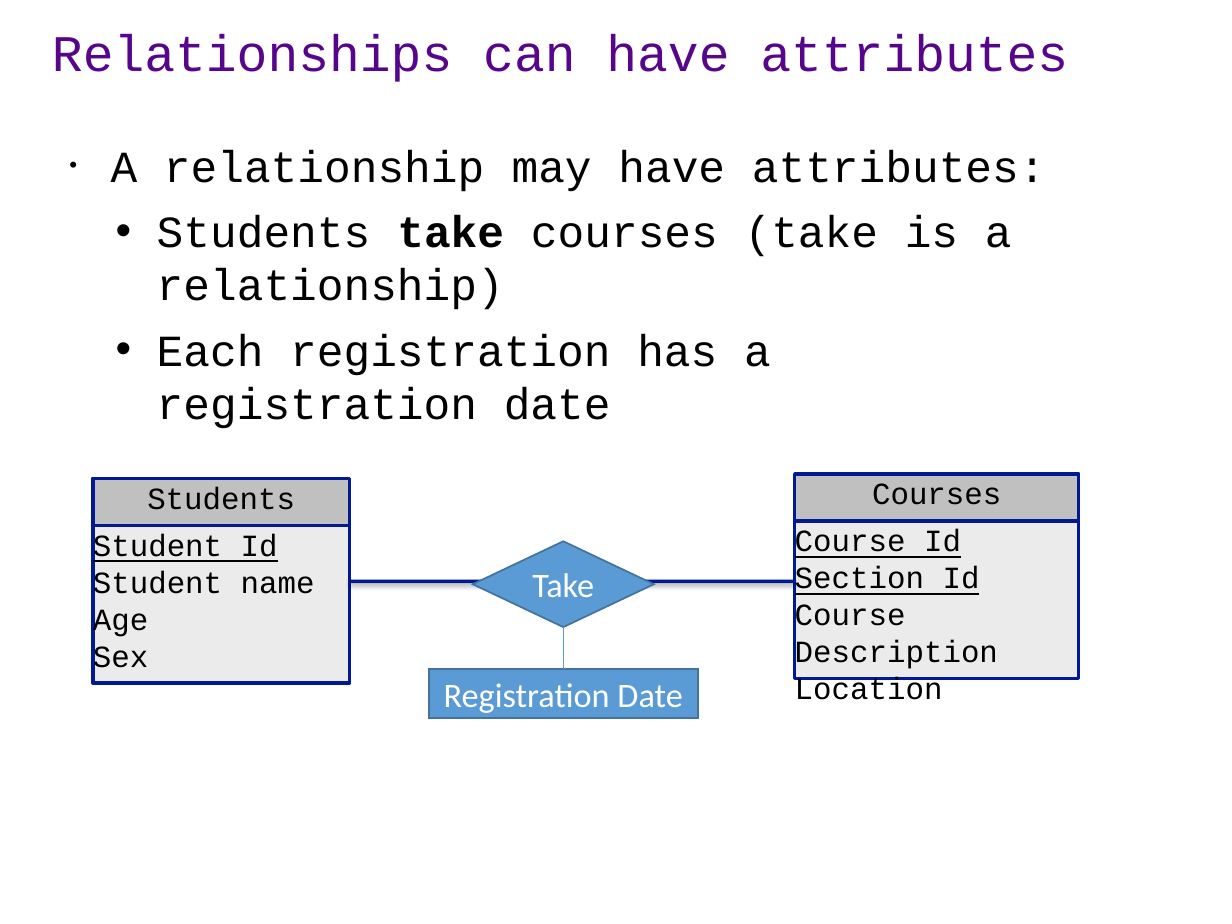
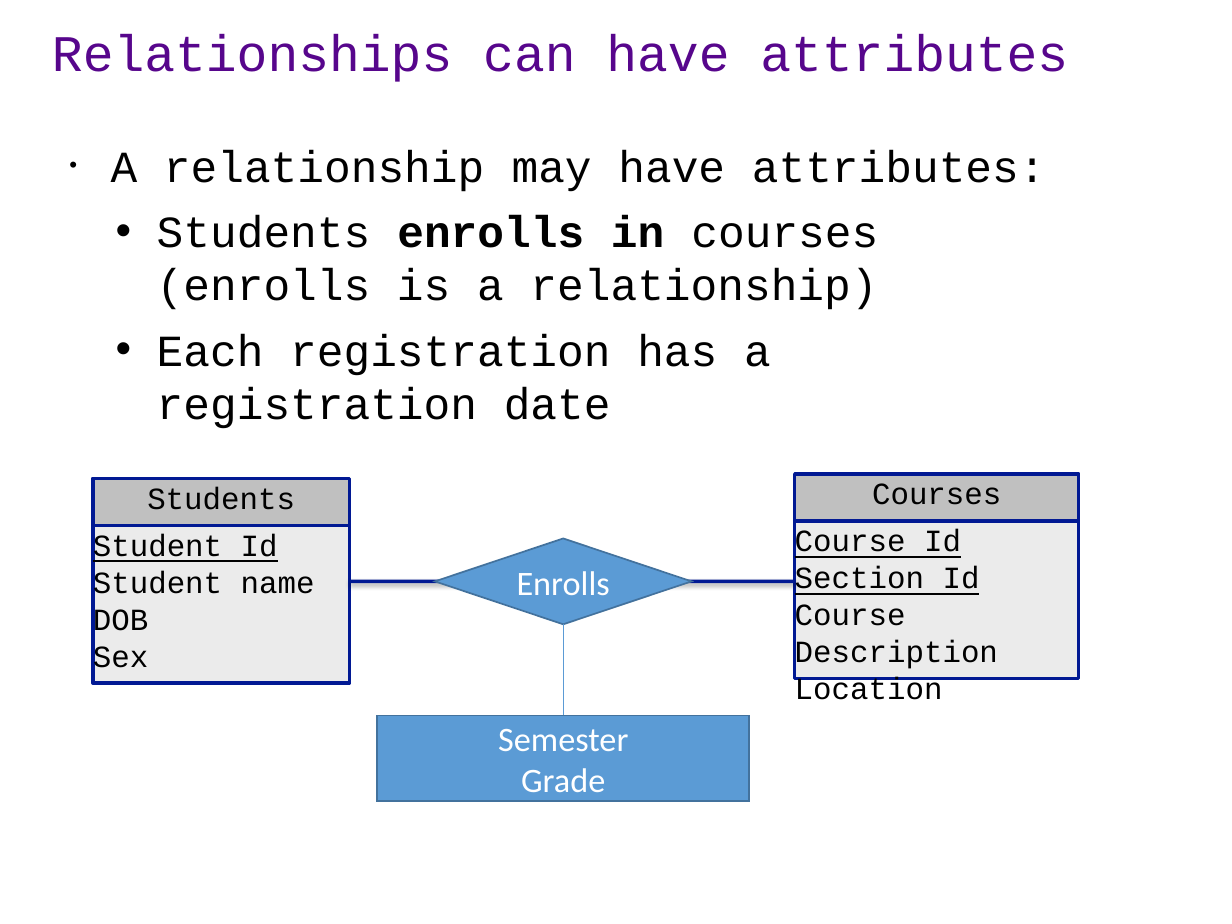
Before and after one commit to ipeirotis/introduction-to-databases, a slide deck: slide 7 of session1/A1-ER_modeling.pptx. Drawn at 1232x924 pixels with LibreOffice and Linux fonts; fonts in the diff are those of the drawing. Boxes give left, top, right and bottom in pixels: in the first picture for what was removed or moved away, otherwise in the second. Text is boxed around its words. In the diff, an @@ line names an element or a change of style, - is before the commit and + after.

```diff
--- a/session1/A1-ER_modeling.pptx
+++ b/session1/A1-ER_modeling.pptx
@@ text at box(157, 216, 878, 310): text changed @@
-  • Students take courses (take is a relationship)
+  • Students enrolls in courses (enrolls is a relationship)
@@ diamond "Enrolls": place and size @@
-diamond "Enrolls" at box(473, 541, 654, 627)
+diamond "Enrolls" at box(435, 538, 691, 625)
@@ text in diamond at box(517, 571, 610, 595): text changed @@
-Take
+Enrolls
@@ text in rectangle at box(93, 608, 148, 639): text changed @@
-Age
+DOB
@@ line moved from (563, 627) - (563, 669) to (563, 625) - (563, 716) @@
@@ rectangle "Semester": place and size @@
-rectangle "Semester" at box(429, 669, 697, 718)
+rectangle "Semester" at box(377, 716, 749, 802)
@@ text in rectangle at box(498, 729, 628, 801): text changed @@
-Registration Date
+Semester
+Grade
```
Also in this commit, not shown: 1 other slide changed.
